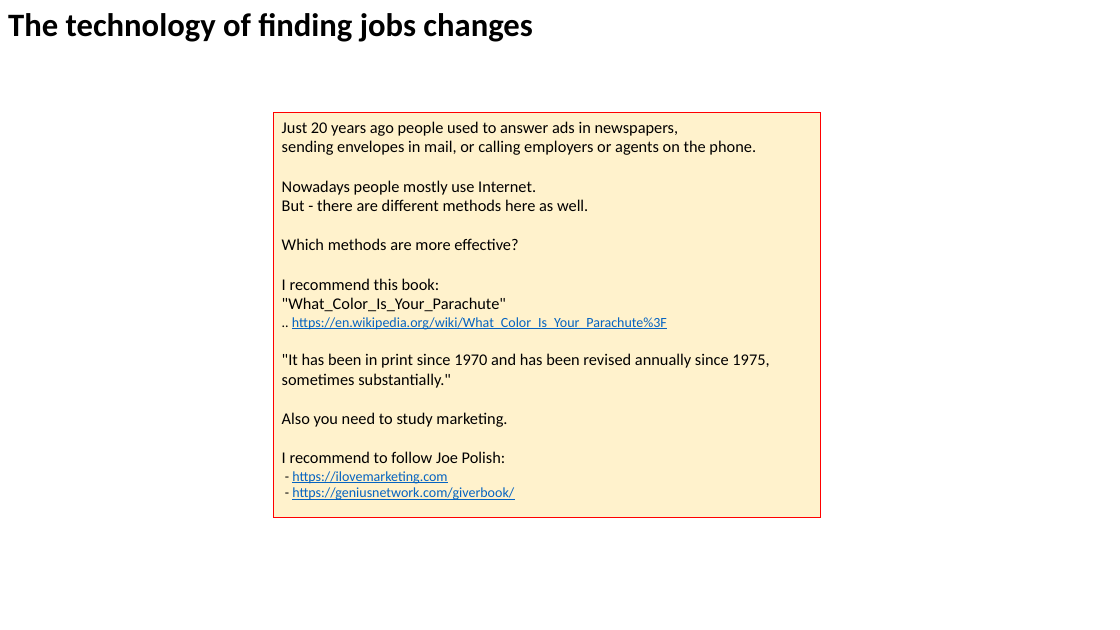
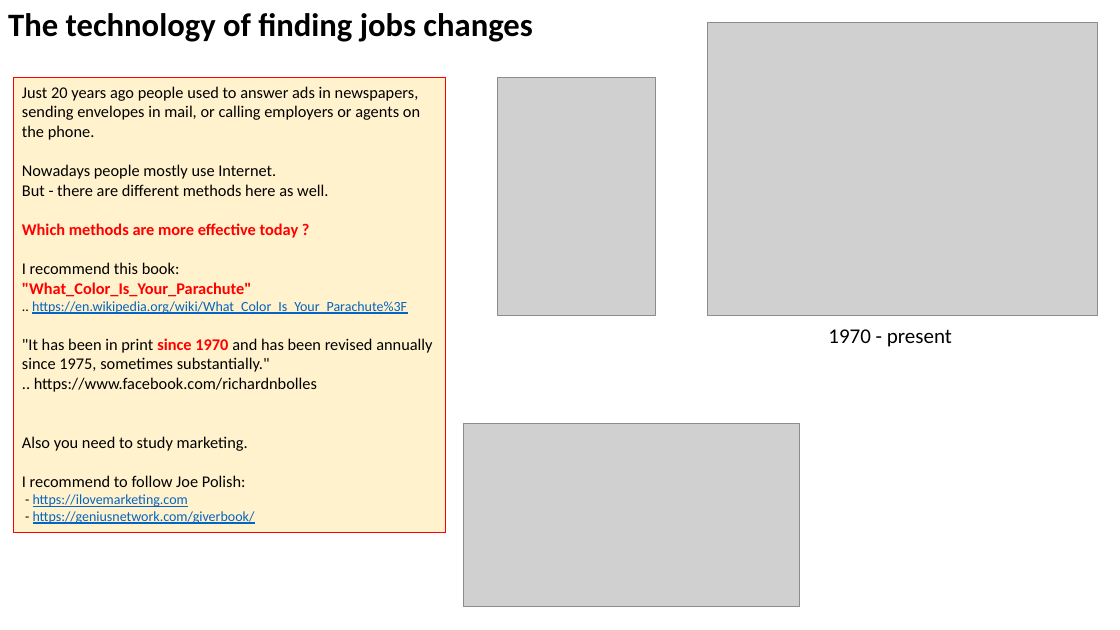
Before and after one commit to lselector/marketing, a slide deck: slide 13 of Job_Searching.pptx. Drawn at 1120x630 pixels with LibreOffice and Linux fonts; fonts in the diff are those of the drawing; grey boxes stand for pictures. Boxes give left, top, right and bottom in pixels: in the first picture for what was removed or moved away, otherwise in the second. Text is boxed around its words. In the diff, an @@ line names an element or a change of style, - is before the commit and + after.

```diff
--- a/Job_Searching.pptx
+++ b/Job_Searching.pptx
@@ picture added at (707,22,1098,315) @@
@@ rectangle "Just 20 years ago people ...": place and size @@
-rectangle "Just 20 years ago people ..." at (274,113,821,517)
+rectangle "Just 20 years ago people ..." at (13,77,445,533)
@@ picture added at (497,77,655,315) @@
@@ text in rectangle at (22,223,299,238): text changed; text colour #000000 to #FF0000; bold on @@
-Which methods are more effective?
+Which methods are more effective today ?
@@ text in rectangle at (22,282,432,372): text colour #000000 to #FF0000, bold on in ""What_Color_Is_Your_Parachute"", "since 1970" @@
@@ text added at (828,329,952,347), 18 pt, text #000000 @@
+1970 - present
@@ text in rectangle at (34,377,317,392): paragraph added @@
+.. https://www.facebook.com/richardnbolles
@@ picture added at (464,423,800,607) @@
```
Also in this commit, not shown: 2 other slides changed.
